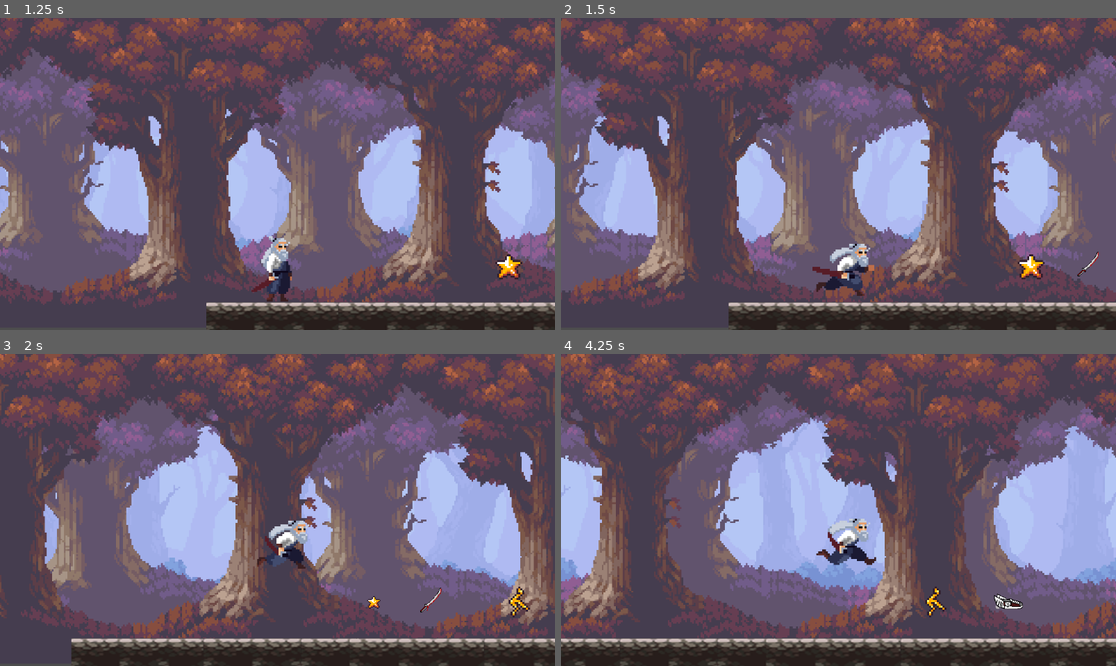
Above: before the commit, frames 1-4 (two rows, left to right).
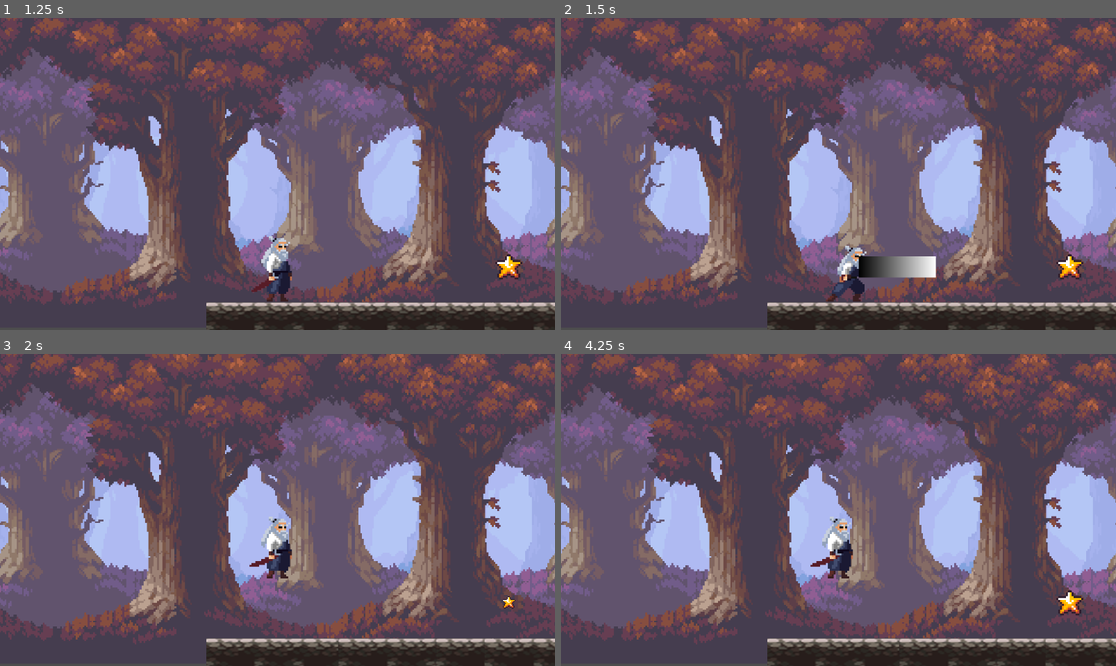
Above: after the commit, the same moments.

Repository: kefyrodievas/play-or-die
Game: Godot game, scene res://scenes/menu.tscn
Same seed, same stepped clock (60 frames per second), same inputs: the game is played once before the commit and once after it.
Inputs (mouse positions are in pixels of both pictures, inside the frame that each line leads up to):
- Up to frame 1 (1.25 s): click (277, 217) at 0.5 s
- Up to frame 2 (1.5 s): hold Right (Attack_right, bound only after the commit) from 1.28 s (still down); tap K (Attack, bound only before the commit) at 1.35 s
- Up to frame 3 (2 s): keep holding Right (Attack_right, bound only after the commit); tap Space (Jump) at 1.52 s
- Up to frame 4 (4.25 s): tap K (Attack, bound only before the commit) at 2.1, 3.05, 3.6 s; tap Space (Jump) at 2.27, 3.77 s; release Right (Attack_right, bound only after the commit) at 2.78 s; hold Left (Attack_left, bound only after the commit) 2.78-3.53 s; tap Shift (Dash) at 2.85 s; hold Right (Attack_right, bound only after the commit) from 3.53 s (still down)

Frame 1 is identical in both runs. In frame 2, 68% of the frame differs, in the area x 0-100%, y 0-100%; in frame 3, 72%; in frame 4, 75%.

Commit message:
Added attacks in all 4 directions, fixed damage multiplier and made it so that enemy only takes damage from the attacks

Diff:
--- a/project.godot
+++ b/project.godot
@@ -21,29 +21,41 @@
 "deadzone": 0.5,
 "events": [Object(InputEventKey,"resource_local_to_scene":false,"resource_name":"","device":-1,"window_id":0,"alt_press …(191 unchanged characters)…
 , Object(InputEventKey,"resource_local_to_scene":false,"resource_name":"","device":-1,"window_id":0,"alt_pressed":false …(183 unchanged characters)…
-, Object(InputEventKey,"resource_local_to_scene":false,"resource_name":"","device":-1,"window_id":0,"alt_pressed":false,"shift_pressed":false,"ctrl_pressed":false,"meta_pressed":false,"pressed":false,"keycode":0,"physical_keycode":4194320,"key_label":0,"unicode":0,"location":0,"echo":false,"script":null)
 ]
 }
 Move_left={
 "deadzone": 0.5,
 "events": [Object(InputEventKey,"resource_local_to_scene":false,"resource_name":"","device":-1,"window_id":0,"alt_press …(191 unchanged characters)…
-, Object(InputEventKey,"resource_local_to_scene":false,"resource_name":"","device":-1,"window_id":0,"alt_pressed":false,"shift_pressed":false,"ctrl_pressed":false,"meta_pressed":false,"pressed":false,"keycode":0,"physical_keycode":4194319,"key_label":0,"unicode":0,"location":0,"echo":false,"script":null)
 ]
 }
 Move_right={
 "deadzone": 0.5,
 "events": [Object(InputEventKey,"resource_local_to_scene":false,"resource_name":"","device":-1,"window_id":0,"alt_press …(192 unchanged characters)…
-, Object(InputEventKey,"resource_local_to_scene":false,"resource_name":"","device":-1,"window_id":0,"alt_pressed":false,"shift_pressed":false,"ctrl_pressed":false,"meta_pressed":false,"pressed":false,"keycode":0,"physical_keycode":4194321,"key_label":0,"unicode":0,"location":0,"echo":false,"script":null)
-]
-}
-Attack={
-"deadzone": 0.2,
-"events": [Object(InputEventKey,"resource_local_to_scene":false,"resource_name":"","device":-1,"window_id":0,"alt_pressed":false,"shift_pressed":false,"ctrl_pressed":false,"meta_pressed":false,"pressed":false,"keycode":0,"physical_keycode":75,"key_label":0,"unicode":107,"location":0,"echo":false,"script":null)
 ]
 }
 Dash={
 "deadzone": 0.2,
 "events": [Object(InputEventKey,"resource_local_to_scene":false,"resource_name":"","device":-1,"window_id":0,"alt_press …(195 unchanged characters)…
+]
+}
+Attack_up={
+"deadzone": 0.2,
+"events": [Object(InputEventKey,"resource_local_to_scene":false,"resource_name":"","device":-1,"window_id":0,"alt_pressed":false,"shift_pressed":false,"ctrl_pressed":false,"meta_pressed":false,"pressed":false,"keycode":0,"physical_keycode":4194320,"key_label":0,"unicode":0,"location":0,"echo":false,"script":null)
+]
+}
+Attack_down={
+"deadzone": 0.2,
+"events": [Object(InputEventKey,"resource_local_to_scene":false,"resource_name":"","device":-1,"window_id":0,"alt_pressed":false,"shift_pressed":false,"ctrl_pressed":false,"meta_pressed":false,"pressed":false,"keycode":0,"physical_keycode":4194322,"key_label":0,"unicode":0,"location":0,"echo":false,"script":null)
+]
+}
+Attack_left={
+"deadzone": 0.2,
+"events": [Object(InputEventKey,"resource_local_to_scene":false,"resource_name":"","device":-1,"window_id":0,"alt_pressed":false,"shift_pressed":false,"ctrl_pressed":false,"meta_pressed":false,"pressed":false,"keycode":0,"physical_keycode":4194319,"key_label":0,"unicode":0,"location":0,"echo":false,"script":null)
+]
+}
+Attack_right={
+"deadzone": 0.2,
+"events": [Object(InputEventKey,"resource_local_to_scene":false,"resource_name":"","device":-1,"window_id":0,"alt_pressed":false,"shift_pressed":false,"ctrl_pressed":false,"meta_pressed":false,"pressed":false,"keycode":0,"physical_keycode":4194321,"key_label":0,"unicode":0,"location":0,"echo":false,"script":null)
 ]
 }
 
--- /dev/null
+++ b/scenes/attack_hitbox.tscn
@@ -0,0 +1,41 @@
+[gd_scene format=3 uid="uid://mh8m051ytiws"]
+
+[sub_resource type="GDScript" id="GDScript_v8xky"]
+script/source = "extends Node2D
+
+var time = 0.3
+# Called when the node enters the scene tree for the first time.
+func _ready() -> void:
+	$Area2D.add_to_group(\"Attack\")
+
+# Called every frame. 'delta' is the elapsed time since the previous frame.
+func _process(delta: float) -> void:
+	pass
+
+
+func _rotate(degrees: float):
+	self.rotate(deg_to_rad(degrees))
+"
+
+[sub_resource type="RectangleShape2D" id="RectangleShape2D_v8xky"]
+size = Vector2(235.41179, 38.57143)
+
+[sub_resource type="Gradient" id="Gradient_v8xky"]
+
+[sub_resource type="GradientTexture1D" id="GradientTexture1D_boghs"]
+gradient = SubResource("Gradient_v8xky")
+
+[node name="AttackHitbox" type="Node2D" unique_id=1060419399]
+script = SubResource("GDScript_v8xky")
+
+[node name="Area2D" type="Area2D" parent="." unique_id=291599344]
+
+[node name="CollisionShape2D" type="CollisionShape2D" parent="Area2D" unique_id=262644311]
+position = Vector2(30.990002, 0)
+scale = Vector2(0.17, 0.28)
+shape = SubResource("RectangleShape2D_v8xky")
+
+[node name="Sprite2D" type="Sprite2D" parent="Area2D/CollisionShape2D" unique_id=1863797012]
+position = Vector2(0.05882263, 0)
+scale = Vector2(0.9191176, 39.28571)
+texture = SubResource("GradientTexture1D_boghs")
--- a/scenes/enemy.gd
+++ b/scenes/enemy.gd
@@ -84,9 +84,9 @@
 	return array.front()
 
 func _on_hitbox_area_entered(area):
-	var damage = 10
-	if (area.name == "SHitbox"):
-		take_damage(damage)
+	#print(area.get_groups())
+	if area.is_in_group("Attack"):
+		take_damage($"../Samurai".damage_multiplier)
 
 func take_damage(damage):
 	health -= damage
--- a/scenes/samurai.gd
+++ b/scenes/samurai.gd
@@ -15,7 +15,7 @@
 
 #DAMAGE SYSTEM
 var damage = 1
-var damage_multiplier = 2
+var damage_multiplier = 1
 var damage_boost_duration = 10.0
 
 #HEALTH SYSTEM
@@ -24,6 +24,11 @@
 
 #ENEMY SYSTEM
 var playerBody = self
+
+#ATTACK SYSTEM
+const hitbox := preload("res://scenes/attack_hitbox.tscn")
+var inAttack = false
+
 
 func _physics_process(delta: float) -> void:
 
@@ -32,6 +37,8 @@
 		$AnimatedSprite2D.play("run")
 	else:
 		$AnimatedSprite2D.play("idle")
+	if inAttack:
+		$AnimatedSprite2D.play("attack")
 
 	# GRAVITY
 	if not is_on_floor():
@@ -48,6 +55,16 @@
 
 	if Input.is_action_just_pressed("Dash") and canDash:
 		activate_dash()
+
+	# Attack logic
+	if Input.is_action_just_pressed("Attack_up"):
+		attack(Vector2.UP)
+	elif Input.is_action_just_pressed("Attack_down"):
+		attack(Vector2.DOWN)
+	elif Input.is_action_just_pressed("Attack_left"):
+		attack(Vector2.LEFT)
+	elif Input.is_action_just_pressed("Attack_right"):
+		attack(Vector2.RIGHT)
 
 	# MOVEMENT
 	var direction := Input.get_axis("Move_left", "Move_right")
@@ -123,10 +140,10 @@
 	)
 
 func unlock_damage_boost():
-	damage_multiplier = 2
+	damage_multiplier *= 2
 	var timer = get_tree().create_timer(damage_boost_duration)
 	timer.timeout.connect(func():
-		damage_multiplier = 1
+		damage_multiplier /= 2
 	)
 
 var enemy: CharacterBody2D
@@ -158,3 +175,35 @@
 	var damage = 10
 	if (area.name == "Hitbox"):
 		take_damage(damage)
+
+
+# ATTACK
+var can_attack = true
+var attack_cd = 0.4
+var attack_duration = 0.2
+var attack_inst
+
+func attack(direction):
+	if can_attack:
+		attack_inst = hitbox.instantiate()
+		if direction == Vector2.UP:
+			attack_inst.call_deferred("_rotate", -90.0)
+		elif direction == Vector2.LEFT:
+			attack_inst.call_deferred("_rotate", 180.0)
+		elif direction == Vector2.DOWN:
+			attack_inst.call_deferred("_rotate", 90.0)
+		add_child(attack_inst, true)
+		can_attack = false
+		inAttack = true
+		attack_timers()
+
+func attack_timers():
+	var cooldown_timer = get_tree().create_timer(attack_cd)
+	var dest_timer = get_tree().create_timer(attack_duration)
+	cooldown_timer.timeout.connect(func():
+		can_attack = true
+		)
+	dest_timer.timeout.connect(func():
+		attack_inst.free()
+		inAttack = false
+		)
